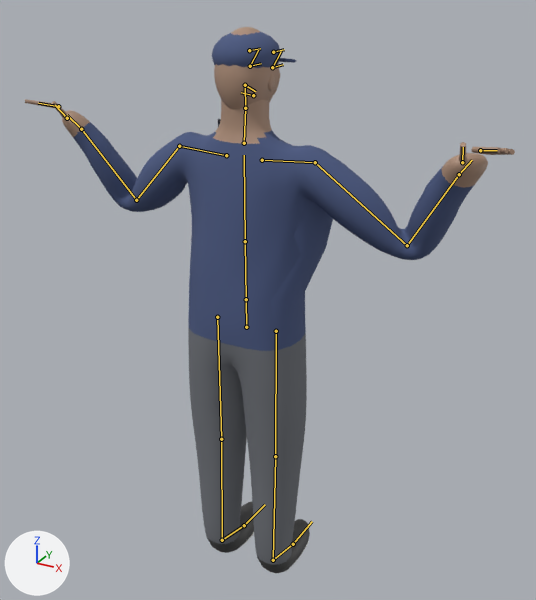
Two versions of the glTF model characters/mills.glb, one commit apart.
Before and after are seen from a 50 mm camera at (1.062, -1.793, 1.972) aimed at (0.014, 0.113, 1.019). Arrows for +X, +Y and +Z are at lower left; the lights stay in place. The picture after the commit comes second. Both versions are drawn at frame 0 of the action 'arms_cross'; the numbers are the values there. The bones that change, and the others that lie on the model, are drawn over the model as lines.

In view in the first picture: 'mills_Mesh'.
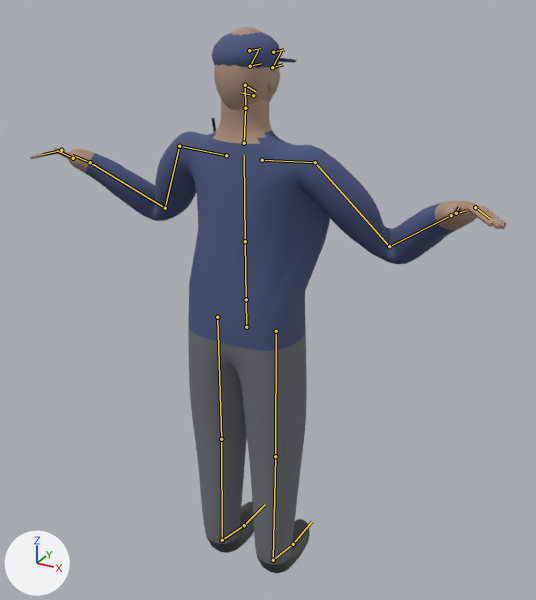
Where the change shows, as pixel boxes [x1, y1, x2, y2] in the pictures (536 x 600 px):
```json
{"object": "mills_Mesh", "change": "posed", "before": [25, 27, 515, 573], "after": [30, 27, 506, 573]}
{"bone": "UpperArm.L", "before": "(179, 146) to (136, 200)", "after": "(179, 146) to (165, 208)"}
{"bone": "UpperArm.R", "before": "(315, 162) to (407, 245)", "after": "(315, 162) to (389, 246)"}
```

Edits to the scene script, one JSON object a line:
```json
{"block": "bone_upperarm_l", "where": "bone_upperarm_l = bpy.data.objects['Armature'].pose.bones['UpperArm.L']  # child of 'Shoulder.L'"}
{"op": "set", "path": "bone_upperarm_l.rotation_quaternion", "old": "(0.832, 0.188, -0.52, -0.049)", "new": "(0.772, 0.107, -0.596, -0.193)", "note": "degrees (43, -58, -31) -> degrees (56, -61, -63)"}
{"block": "bone_upperarm_r", "where": "bone_upperarm_r = bpy.data.objects['Armature'].pose.bones['UpperArm.R']  # child of 'Shoulder.R'"}
{"op": "set", "path": "bone_upperarm_r.rotation_quaternion", "old": "(0.832, 0.188, 0.52, 0.049)", "new": "(0.772, 0.107, 0.596, 0.193)", "note": "degrees (43, 58, 31) -> degrees (56, 61, 63)"}
```
